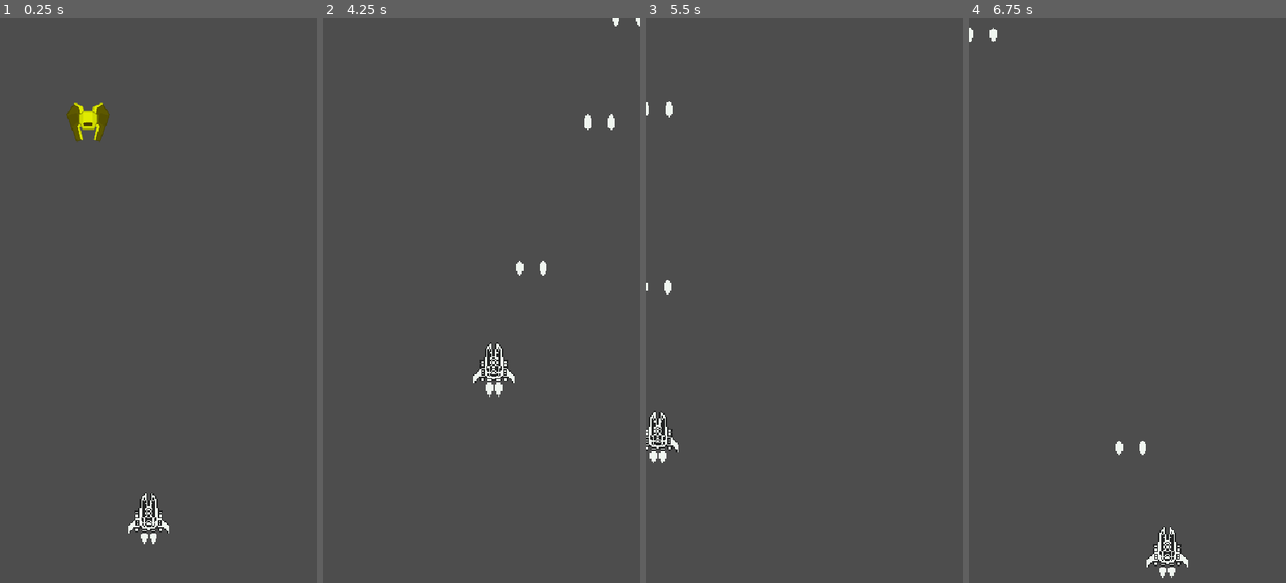
Above: before the commit, frames 1-4 (left to right).
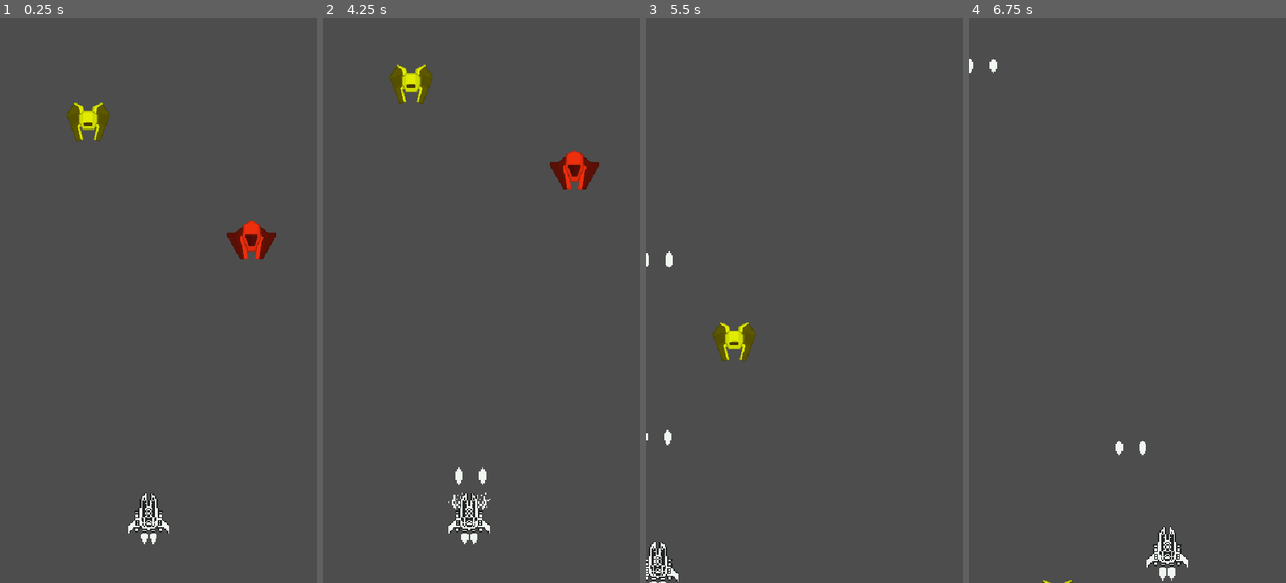
Above: after the commit, the same moments.

Repository: rnakkas/GodotSandbox
Game: Godot game, scene res://ShmupSandbox/Main/Scenes/main.tscn
Two runs of this game, one before a commit and one after it. Both use one fixed random seed, a clock stepped at 60 frames per second and the inputs below.
Inputs (mouse positions are in pixels of both pictures, inside the frame that each line leads up to):
- Up to frame 1 (0.25 s): no input
- Up to frame 2 (4.25 s): move the mouse to (551, 272) at 0.52 s; press the mouse at (551, 272) at 0.53 s; hold D (move_right) 0.53-1.28 s; move the mouse to (418, 328) at 1.27 s; release the mouse at (418, 328) at 1.28 s; hold S (move_down) 1.28-2.03 s; click (418, 328) at 1.35 s; move the mouse to (513, 176) at 2.02 s; press the mouse at (513, 176) at 2.03 s; hold D (move_right) 2.03-2.78 s; move the mouse to (465, 413) at 2.77 s; release the mouse at (465, 413) at 2.78 s; hold W (move_up) 2.78-3.53 s; click (465, 413) at 2.85 s; move the mouse to (576, 385) at 3.52 s; press the mouse at (576, 385) at 3.53 s; hold A (move_left) from 3.53 s (still down); tap R (reset, bound only after the commit) at 4.15 s
- Up to frame 3 (5.5 s): move the mouse to (709, 215) at 4.27 s; release the mouse at (709, 215) at 4.28 s; click (709, 215) at 4.35 s; move the mouse to (820, 300) at 5.02 s; release A (move_left) at 5.03 s; press the mouse at (820, 300) at 5.03 s; hold S (move_down) from 5.03 s (still down)
- Up to frame 4 (6.75 s): move the mouse to (1079, 159) at 5.77 s; release S (move_down) at 5.78 s; release the mouse at (1079, 159) at 5.78 s; hold D (move_right) 5.78-6.53 s; click (1079, 159) at 5.85 s; move the mouse to (1197, 272) at 6.52 s; press the mouse at (1197, 272) at 6.53 s; hold W (move_up) from 6.53 s (still down)

The runs differ from the first frame. In frame 1, 0.7% of the frame differs, in the area x 71-88%, y 35-43%; in frame 2, 2.9%, in the area x 20-100%, y 0-94%; in frame 3, 1.8%; in frame 4, 0.2%.

Commit message:
added enemy 2

Diff:
--- /dev/null
+++ b/ShmupSandbox/Enemies/Scenes/rebel_interceptor.tscn
@@ -0,0 +1,44 @@
+[gd_scene load_steps=6 format=3 uid="uid://dir2ledda2odf"]
+
+[ext_resource type="Texture2D" uid="uid://boe68akioub03" path="res://ShmupSandbox/Assets/Enemy/enemyBlack2.png" id="1_hrrgf"]
+[ext_resource type="Script" uid="uid://bf1silpptuf3y" path="res://ShmupSandbox/Enemies/Scripts/rebel_fighter.gd" id="1_i7l64"]
+
+[sub_resource type="CircleShape2D" id="CircleShape2D_i7l64"]
+radius = 37.34
+
+[sub_resource type="AtlasTexture" id="AtlasTexture_inete"]
+atlas = ExtResource("1_hrrgf")
+region = Rect2(0, 0, 104, 84)
+
+[sub_resource type="SpriteFrames" id="SpriteFrames_doy78"]
+animations = [{
+"frames": [],
+"loop": false,
+"name": &"death",
+"speed": 5.0
+}, {
+"frames": [{
+"duration": 1.0,
+"texture": SubResource("AtlasTexture_inete")
+}],
+"loop": true,
+"name": &"idle",
+"speed": 5.0
+}]
+
+[node name="rebel_interceptor" type="Area2D"]
+script = ExtResource("1_i7l64")
+hp = 2
+speed = 650.0
+
+[node name="collider" type="CollisionShape2D" parent="."]
+shape = SubResource("CircleShape2D_i7l64")
+
+[node name="body" type="AnimatedSprite2D" parent="."]
+modulate = Color(1, 0.196078, 0.0588235, 1)
+scale = Vector2(0.8, 0.8)
+sprite_frames = SubResource("SpriteFrames_doy78")
+animation = &"idle"
+
+[node name="VisibleOnScreenNotifier2D" type="VisibleOnScreenNotifier2D" parent="."]
+position = Vector2(0, -58)
--- a/ShmupSandbox/Main/Scenes/game.tscn
+++ b/ShmupSandbox/Main/Scenes/game.tscn
@@ -1,8 +1,9 @@
-[gd_scene load_steps=4 format=3 uid="uid://b0ndt0kisoyg3"]
+[gd_scene load_steps=5 format=3 uid="uid://b0ndt0kisoyg3"]
 
 [ext_resource type="PackedScene" uid="uid://ck20r21lsokw1" path="res://ShmupSandbox/Player/Scenes/player_ship.tscn" id="1_cxqyk"]
 [ext_resource type="Script" uid="uid://cj0ffr545wyhi" path="res://ShmupSandbox/Main/Scripts/game.gd" id="1_f5mi8"]
 [ext_resource type="PackedScene" uid="uid://uv73jmnpfp6" path="res://ShmupSandbox/Enemies/Scenes/rebel_fighter.tscn" id="3_k74nh"]
+[ext_resource type="PackedScene" uid="uid://dir2ledda2odf" path="res://ShmupSandbox/Enemies/Scenes/rebel_interceptor.tscn" id="4_umyhj"]
 
 [node name="Game" type="Node2D"]
 script = ExtResource("1_f5mi8")
@@ -19,8 +20,13 @@
 
 [node name="PlayerProjectiles" type="Node2D" parent="."]
 
-[node name="rebel_fighter" parent="." instance=ExtResource("3_k74nh")]
+[node name="EnemiesContainer" type="Node2D" parent="."]
+
+[node name="rebel_fighter" parent="EnemiesContainer" instance=ExtResource("3_k74nh")]
 position = Vector2(150, 89)
 hp = 1
 
+[node name="rebel_interceptor" parent="EnemiesContainer" instance=ExtResource("4_umyhj")]
+position = Vector2(428, 214)
+
 [connection signal="shooting" from="PlayerShip" to="." method="_on_player_ship_shooting"]
--- a/ShmupSandbox/Main/Scenes/main.tscn
+++ b/ShmupSandbox/Main/Scenes/main.tscn
@@ -1,7 +1,9 @@
-[gd_scene load_steps=2 format=3 uid="uid://betfkrygq2ejo"]
+[gd_scene load_steps=3 format=3 uid="uid://betfkrygq2ejo"]
 
+[ext_resource type="Script" uid="uid://rllceid1ypu1" path="res://ShmupSandbox/Main/Scripts/main.gd" id="1_aucld"]
 [ext_resource type="PackedScene" uid="uid://b0ndt0kisoyg3" path="res://ShmupSandbox/Main/Scenes/game.tscn" id="1_c17wt"]
 
 [node name="Main" type="Node2D"]
+script = ExtResource("1_aucld")
 
 [node name="Game" parent="." instance=ExtResource("1_c17wt")]
--- /dev/null
+++ b/ShmupSandbox/Main/Scripts/main.gd
@@ -0,0 +1,9 @@
+class_name main extends Node2D
+
+# Called every frame. 'delta' is the elapsed time since the previous frame.
+func _process(delta: float) -> void:
+	if Input.is_action_just_pressed("quit"):
+		get_tree().quit()
+
+	if Input.is_action_just_pressed("reset"):
+		get_tree().reload_current_scene()
--- a/project.godot
+++ b/project.godot
@@ -69,6 +69,16 @@
 "events": [Object(InputEventKey,"resource_local_to_scene":false,"resource_name":"","device":-1,"window_id":0,"alt_press …(195 unchanged characters)…
 ]
 }
+quit={
+"deadzone": 0.2,
+"events": [Object(InputEventKey,"resource_local_to_scene":false,"resource_name":"","device":-1,"window_id":0,"alt_pressed":false,"shift_pressed":false,"ctrl_pressed":false,"meta_pressed":false,"pressed":false,"keycode":0,"physical_keycode":81,"key_label":0,"unicode":113,"location":0,"echo":false,"script":null)
+]
+}
+reset={
+"deadzone": 0.2,
+"events": [Object(InputEventKey,"resource_local_to_scene":false,"resource_name":"","device":-1,"window_id":0,"alt_pressed":false,"shift_pressed":false,"ctrl_pressed":false,"meta_pressed":false,"pressed":false,"keycode":0,"physical_keycode":82,"key_label":0,"unicode":114,"location":0,"echo":false,"script":null)
+]
+}
 
 [layer_names]
 
Binary file added: ShmupSandbox/Assets/Enemy/enemyBlack2.png
Not shown, added: ShmupSandbox/Assets/Enemy/enemyBlack2.png.import
Not shown, added: ShmupSandbox/Main/Scripts/main.gd.uid
